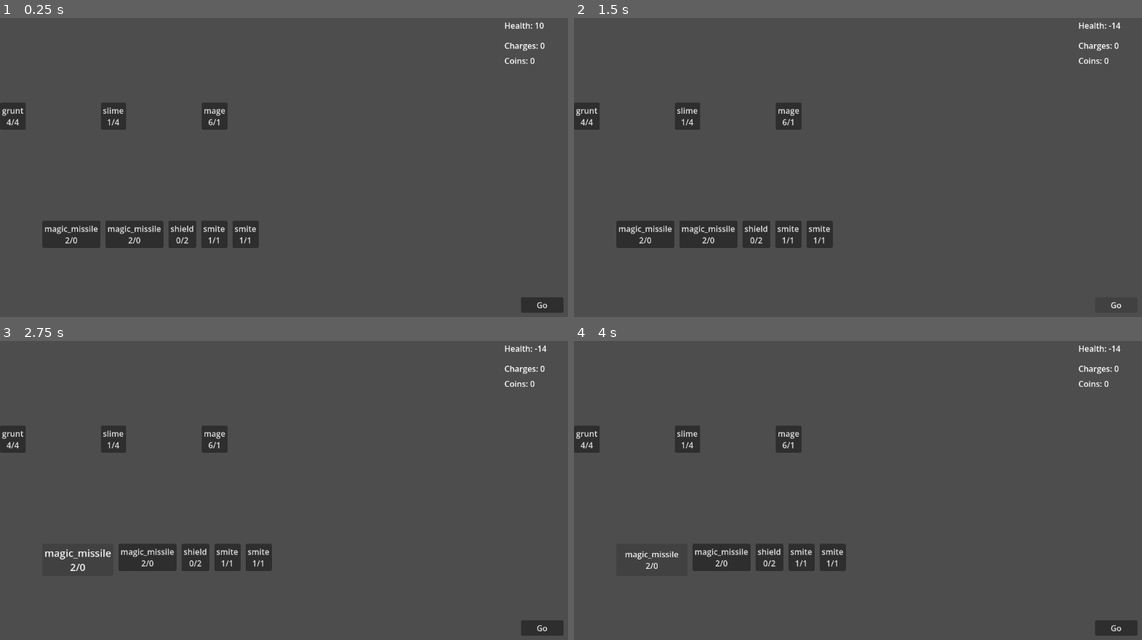
Above: before the commit, frames 1-4 (two rows, left to right).
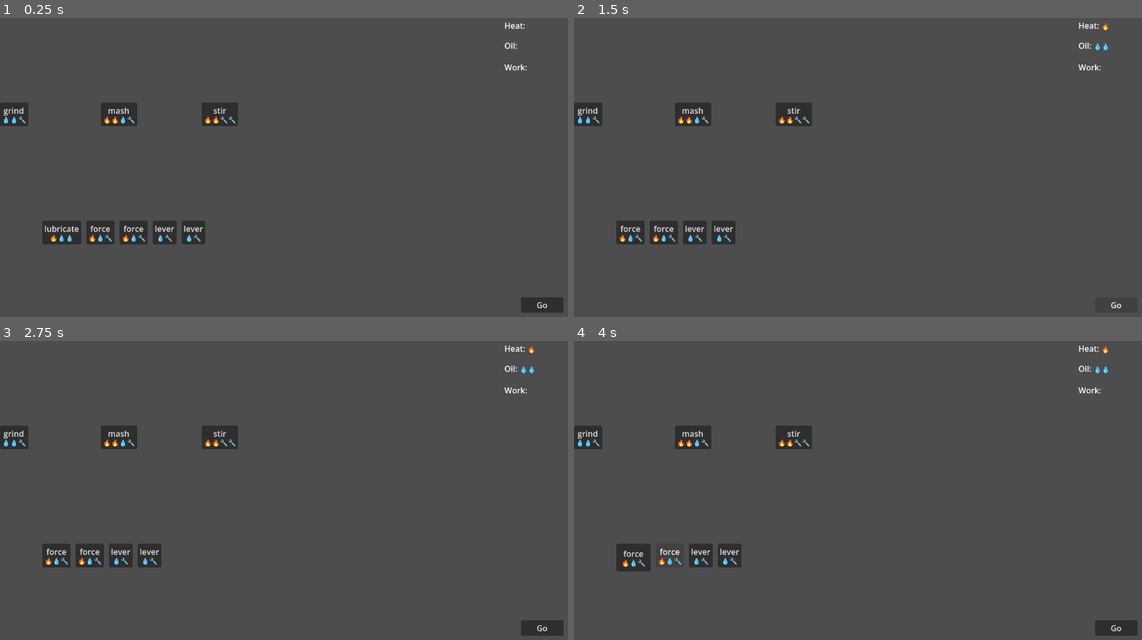
Above: after the commit, the same moments.

Repository: tgbrooks/cocards
Game: Godot game, scene res://main.tscn
Two runs of this game, one before a commit and one after it. Both use one fixed random seed, a clock stepped at 60 frames per second and the inputs below.
Inputs (mouse positions are in pixels of both pictures, inside the frame that each line leads up to):
- Up to frame 1 (0.25 s): no input
- Up to frame 2 (1.5 s): click "Go" at 0.5 s; click "Go" at 1.25 s
- Up to frame 3 (2.75 s): click (73, 556) at 2 s, where only the run before the commit has a clickable "magic_missile 2/0"
- Up to frame 4 (4 s): click (653, 559) at 2.75 s, where only the run before the commit has a clickable "magic_missile 2/0"; click (630, 556) at 3.5 s, where only the run after the commit has a clickable "force 🔥💧🔧"

The runs differ from the first frame. In frame 1, 3.0% of the frame differs, in the area x 0-96%, y 1-77%; in frame 2, 3.1%; in frame 3, 3.1%, in the area x 0-97%, y 1-77%; in frame 4, 3.0%.

Commit message:
New game style

Diff:
--- /dev/null
+++ b/Util.gd
@@ -0,0 +1,14 @@
+class_name Util extends Node
+
+
+static func format_heat(heat) -> String:
+	return '🔥'.repeat(heat)
+static func format_oil(oil) -> String:
+	return '💧'.repeat(oil)
+static func format_work(work) -> String:
+	return '🔧'.repeat(work)
+static func format_resources(heat, oil, work) -> String:
+	var heats = format_heat(heat)
+	var oils = format_oil(oil)
+	var works = format_work(work)
+	return "%s%s%s" % [heats, oils, works]
--- a/card.gd
+++ b/card.gd
@@ -1,14 +1,15 @@
 class_name Card extends Button
 
 @export var card_name: String = "mycard"
-@export var attack: int = 0
-@export var defense: int = 0
+@export var work: int = 0
+@export var heat: int = 0
+@export var oil: int = 0
 signal played(enemy: Enemy)
 
 # Called when the node enters the scene tree for the first time.
 func _ready() -> void:
-	pass # Replace with function body.
-	text = "%s\n%s/%s" % [card_name, attack, defense]
+	var resources = Util.format_resources(heat, oil, work)
+	text = "%s\n%s" % [card_name, resources]
 
 func _on_pressed() -> void:
 	get_parent().card_selected.emit(self)
--- a/card_library.gd
+++ b/card_library.gd
@@ -10,23 +10,18 @@
 	pass
 
 func make_card_by_name(card_name: String, main: Main) -> Card:
-	var reward_1g = func():
-		main.gain_coins.emit(1)
-	var reward_1c = func():
-		main.gain_charges.emit(1)
 	var card = Card.new()
 	card.card_name = card_name
-	if card_name == 'smite':
-		card.attack = 1
-		card.defense = 1
-		card.played.connect(func(enemy): enemy.defeated.connect(reward_1g))
-	elif card_name == 'shield':
-		card.attack = 0
-		card.defense = 2
-		card.played.connect(func(enemy): enemy.defeated.connect(reward_1c))
-	elif card_name == 'magic_missile':
-		card.attack = 2
-		card.defense = 0
+	if card_name == 'lever':
+		card.work = 1
+		card.oil = 1
+	elif card_name == 'force':
+		card.heat = 1
+		card.work = 1
+		card.oil = 1
+	elif card_name == 'lubricate':
+		card.oil = 2
+		card.heat = 1
 	else:
 		print("Unrecognized card name", card_name)
 		return null
--- a/enemy_library.gd
+++ b/enemy_library.gd
@@ -1,4 +1,4 @@
-class_name EnemyLibrary extends Node
+class_name ObjectiveLibrary extends Node
 
 
 # Called when the node enters the scene tree for the first time.
@@ -6,30 +6,21 @@
 	pass # Replace with function body.
 
 
-func make_enemy_by_name(enemy_name: String, main: Main) -> Enemy:
-
-	var _poison = func ():
-		print("poisoning!")
-		main.players_damaged.emit(1)
-	var _reward_charge = func ():
-		main.gain_charges.emit(1)
-	var _reward_coin = func():
-		main.gain_coins.emit(1)
-	var enemy = Enemy.new()
-	enemy.enemy_name = enemy_name
-	if enemy_name == 'grunt':
-		enemy.attack = 4
-		enemy.health = 4
-		enemy.defeated.connect(_reward_coin)
-	elif enemy_name == 'slime':
-		enemy.attack = 1
-		enemy.health = 4
-		enemy.survived.connect(_poison)
-	elif enemy_name == 'mage':
-		enemy.attack = 6
-		enemy.health = 1
-		enemy.defeated.connect(_reward_charge)
+func make_objective_by_name(objective_name: String, main: Main) -> Objective:
+	var objective = Objective.new()
+	objective.objective_name = objective_name
+	if objective_name == 'grind':
+		objective.heat_cost = 0
+		objective.oil_cost = 2
+		objective.work_cost = 1
+	elif objective_name == 'mash':
+		objective.heat_cost = 2
+		objective.oil_cost = 1
+		objective.work_cost = 1
+	elif objective_name == 'stir':
+		objective.heat_cost = 2
+		objective.work_cost = 2
 	else:
-		print("Unrecognized enemy name", enemy_name)
+		print("Unrecognized objective name", objective_name)
 		return null
-	return enemy
+	return objective
--- a/hand.gd
+++ b/hand.gd
@@ -12,7 +12,7 @@
 
 func make_deck(main:Main) -> void:
 	var library = CardLibrary.new()
-	for enemy_name in ["smite", "smite", "shield", "magic_missile", "magic_missile"]:
+	for enemy_name in ["lever", "lever", "force", "force", "lubricate"]:
 		deck.append(library.make_card_by_name(enemy_name, main))
 
 
@@ -43,7 +43,16 @@
 		pos += card.size.x + padding
 
 func _on_card_selected(card: Card) -> void:
-	card.select()
-	if selected_card:
+	if selected_card == card:
+		return
+	elif selected_card:
+		# Insert the previous selection into the new place
+		var old_idx = hand.find(selected_card)
+		hand.remove_at(old_idx)
+		var new_idx = hand.find(card)
+		hand.insert(new_idx, selected_card)
 		selected_card.unselect()
-	selected_card = card
+		selected_card = null
+	else:
+		card.select()
+		selected_card = card
--- a/main.gd
+++ b/main.gd
@@ -1,82 +1,110 @@
 class_name Main extends Node2D
 
+const MAX_PLAYER_OIL = 3
+const MAX_PLAYER_HEAT = 5
+
+var state = "order_hand"
 var selected_card = null
 var played_cards: Array[CardStack] = []
-var enemies: Array[Enemy] = []
-var player_health: int = 10
-var player_charges: int = 0
-var player_coins: int = 0
-@onready var health_text:Label = $HealthText
-@onready var charges_text:Label = $ChargesText
-@onready var coins_text:Label = $CoinsText
+var objectives: Array[Objective] = []
+var player_oil: int = 0
+var player_heat: int = 0
+var player_work: int = 0
+@onready var heat_text:Label = $HeatText
+@onready var oil_text:Label = $OilText
+@onready var work_text:Label = $WorkText
 
-signal players_damaged(damage: int)
-signal gain_charges(num_charges: int)
-signal gain_coins(num_coins: int)
+signal gain_oil(num_charges: int)
+signal gain_heat(num_coins: int)
+signal gain_work(num_work: int)
 
 # Called when the node enters the scene tree for the first time.
 func _ready() -> void:
 	get_node("Hand").make_deck(self)
 	get_node("Hand").deal_hand()
-	players_damaged.connect(func(dmg): player_health -= dmg)
-	players_damaged.connect(func(dmg): update_health())
-	gain_charges.connect(func(num): player_charges += num)
-	gain_charges.connect(func(num): update_charges())
-	gain_coins.connect(func(num): player_coins += num)
-	gain_coins.connect(func(num): update_coins())
-	update_health()
-	update_charges()
-	update_coins()
 
-	var enemy_lib = EnemyLibrary.new()
-	var enemy_names = ['grunt', 'slime', 'mage']
-	for i in range(enemy_names.size()):
-		var enemy_name = enemy_names[i]
-		var enemy = enemy_lib.make_enemy_by_name(enemy_name, self)
-		enemy.pressed.connect(func (): play_card(enemy, get_node("Hand").selected_card))
-		enemy.position = Vector2(i * 200, 200)
+	gain_heat.connect(func(num): player_heat += num)
+	gain_heat.connect(func(_num): update_heat())
+	gain_oil.connect(func(num): player_oil += num)
+	gain_oil.connect(func(_num): update_oil())
+	gain_work.connect(func(num): player_work += num)
+	gain_work.connect(func(_num): update_work())
+	update_heat()
+	update_oil()
+	update_work()
+
+	var objective_lib = ObjectiveLibrary.new()
+	var objective_names = ['grind', 'mash', 'stir']
+	for i in range(objective_names.size()):
+		var objective_name = objective_names[i]
+		var objective = objective_lib.make_objective_by_name(objective_name, self)
+		objective.position = Vector2(i * 200, 200)
 		var cs = CardStack.new()
-		cs.reference = enemy
+		cs.reference = objective
 		played_cards.append(cs)
-		add_child(enemy)
+		add_child(objective)
 		add_child(cs)
-		enemies.append(enemy)
+		objectives.append(objective)
 
-func play_card(enemy, card):
-	if card:
-		var eidx = enemies.find(enemy)
-		played_cards[eidx].append(card)
-		card.unselect()
-		get_node('Hand').selected_card = null
-		card.played.emit(enemy)
+func _process(_delta: float) -> void:
+	if Input.is_key_pressed(KEY_R):
+		# FOR DEBUG PURPOSES, RESTART GAME
+		get_tree().reload_current_scene()
 
-func sum(accum, x):
-	return accum + x
+func update_heat():
+	heat_text.text = "Heat: %s"% Util.format_heat(player_heat)
 
-func update_health():
-	health_text.text = "Health: %s" % player_health
+func update_oil():
+	oil_text.text = "Oil: %s" % Util.format_oil(player_oil)
 
-func update_coins():
-	coins_text.text = "Coins: %s" % player_coins
-
-func update_charges():
-	charges_text.text = "Charges: %s" % player_charges
+func update_work():
+	work_text.text = "Work: %s" % Util.format_work(player_work)
 
 
-func end_turn() -> void:
-	for i in range(enemies.size()):
-		var enemy = enemies[i]
-		var cs = played_cards[i]
-		var tot_damage = cs.cards.map(func(c): return c.attack).reduce(sum, 0)
-		var tot_defense = cs.cards.map(func(c): return c.defense).reduce(sum, 0)
-		print("Resolving %s: %s %s" % [enemy.enemy_name, tot_damage, tot_defense])
-		if tot_damage >= enemy.health:
-			enemy.defeated.emit()
-		else:
-			enemy.survived.emit()
-		if tot_defense < enemy.attack:
-			players_damaged.emit(enemy.attack - tot_defense)
+func finalize_hand_order() -> void:
+	pass
+
+func play_card() -> void:
+	if not objectives:
+		return # nothing to play here
+		# TODO: advance to the next stage?
 
 
-func _on_end_turn_button_pressed() -> void:
-	end_turn()
+	var objective = objectives[0]
+	var card = get_node("Hand").hand.pop_front()
+
+	if not card:
+		print("No more cards")
+		return
+		# TODO: logic for run out of cards?
+	card.queue_free()
+
+	gain_heat.emit(card.heat)
+	gain_oil.emit(card.oil)
+	gain_work.emit(card.work)
+	var satisfied = (player_heat >= objective.heat_cost and player_oil >= objective.oil_cost and player_work >= objective.work_cost)
+	if satisfied:
+		# TODO: should this not be handled by the 'gain_*' signals?
+		gain_heat.emit(-objective.heat_cost)
+		gain_oil.emit(-objective.oil_cost)
+		gain_work.emit(-objective.oil_cost)
+		objective.completed.emit()
+		player_work = 0
+		if player_oil > MAX_PLAYER_OIL:
+			player_oil = MAX_PLAYER_OIL
+
+		if player_heat > MAX_PLAYER_HEAT:
+			print("!!!TOO MUCH HEAT!!!")
+		objectives.pop_front()
+		objective.queue_free()
+	else:
+		objective.ongoing.emit()
+
+
+
+func _on_go_button_pressed() -> void:
+	if state == "order_hand":
+		state = "play_cards"
+	else:
+		play_card()
+		# TODO: end stage logic, run out of cards logic
--- a/main.tscn
+++ b/main.tscn
@@ -6,7 +6,7 @@
 [node name="Main" type="Node2D" unique_id=952264028]
 script = ExtResource("1_h2yge")
 
-[node name="EndTurnButton" type="Button" parent="." unique_id=889740436]
+[node name="GoButton" type="Button" parent="." unique_id=889740436]
 offset_left = 1033.0
 offset_top = 587.0
 offset_right = 1117.0
@@ -16,23 +16,23 @@
 [node name="Hand" parent="." unique_id=1347812936 instance=ExtResource("2_0xm2m")]
 position = Vector2(84, 435)
 
-[node name="HealthText" type="Label" parent="." unique_id=753321561]
+[node name="HeatText" type="Label" parent="." unique_id=753321561]
 offset_left = 1000.0
 offset_top = 35.0
 offset_right = 1040.0
 offset_bottom = 58.0
 
-[node name="ChargesText" type="Label" parent="." unique_id=342088565]
+[node name="OilText" type="Label" parent="." unique_id=342088565]
 offset_left = 1000.0
 offset_top = 75.0
 offset_right = 1040.0
 offset_bottom = 100.0
 
-[node name="CoinsText" type="Label" parent="." unique_id=1223239778]
+[node name="WorkText" type="Label" parent="." unique_id=1864009568]
 offset_left = 1000.0
-offset_top = 105.0
+offset_top = 118.0
 offset_right = 1040.0
-offset_bottom = 128.0
+offset_bottom = 143.0
 
-[connection signal="pressed" from="EndTurnButton" to="." method="_on_end_turn_button_pressed"]
+[connection signal="pressed" from="GoButton" to="." method="_on_go_button_pressed"]
 [connection signal="card_selected" from="Hand" to="Hand" method="_on_card_selected"]
--- /dev/null
+++ b/objective.gd
@@ -0,0 +1,18 @@
+class_name Objective extends Button
+
+@export var objective_name: String = "my_objective"
+@export var oil_cost: int = 0
+@export var heat_cost: int = 0
+@export var work_cost: int = 0
+signal completed()
+signal ongoing()
+
+# Called when the node enters the scene tree for the first time.
+func _ready() -> void:
+	var resources = Util.format_resources(heat_cost, oil_cost, work_cost)
+	text = "%s\n%s" % [objective_name, resources]
+	completed.connect(_on_completed)
+
+
+func _on_completed() -> void:
+	print("Completed: ", objective_name)
--- /dev/null
+++ b/objective.tscn
@@ -0,0 +1,10 @@
+[gd_scene format=3 uid="uid://dyd6be80cgun6"]
+
+[ext_resource type="Script" uid="uid://ccb8q1ihbses" path="res://objective.gd" id="1_n0a23"]
+
+[node name="Objective" type="Node2D" unique_id=1061616348]
+script = ExtResource("1_n0a23")
+
+[node name="Label" type="Label" parent="." unique_id=931473075]
+offset_right = 40.0
+offset_bottom = 23.0
Not shown, added: Util.gd.uid
Not shown, added: objective.gd.uid
